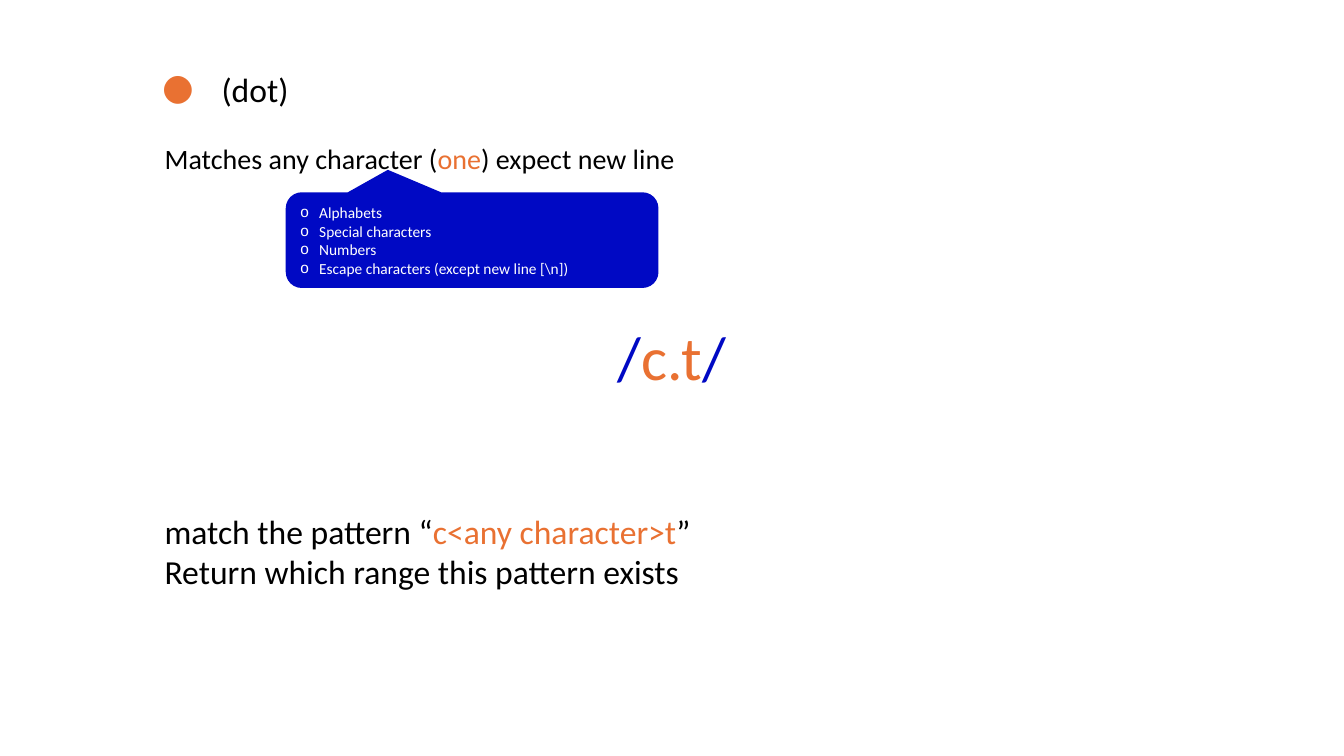
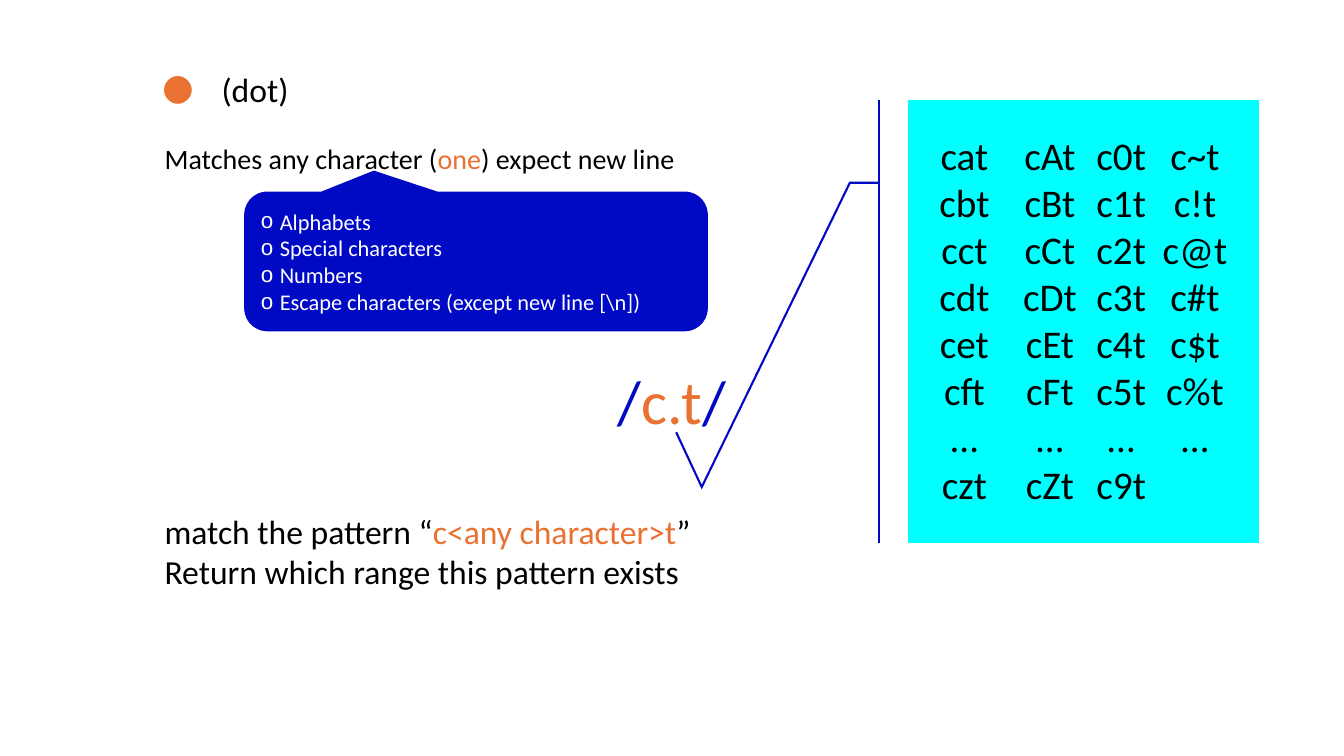
Before and after one commit to marslearnings/Python_Regular_Expressions, a slide deck: slide 14 of PPT/regular_expression.pptx (slide 12 before the commit). Drawn at 1344x756 pixels with LibreOffice and Linux fonts; fonts in the diff are those of the drawing. Boxes give left, top, right and bottom in pixels: in the first picture for what was removed or moved away, otherwise in the second. Text is boxed around its words. In the diff, an @@ line names an element or a change of style, - is before the commit and + after.

```diff
--- a/PPT/regular_expression.pptx
+++ b/PPT/regular_expression.pptx
@@ group added at (908, 100, 1259, 543): 4 texts, 1 accent callout @@
+cat
+cbt
+cct
+cdt
+cet
+cft
+…
+czt
+cAt
+cBt
+cCt
+cDt
+cEt
+cFt
+…
+cZt
+c0t
+c1t
+c2t
+c3t
+c4t
+c5t
+…
+c9t
+c~t
+c!t
+c@t
+c#t
+c$t
+c%t
+…
@@ rounded speech box "Alphabets": place and size @@
-rounded speech box "Alphabets" at (285, 193, 658, 288)
+rounded speech box "Alphabets" at (244, 192, 708, 332)
@@ rounded speech box "Alphabets" at (244, 192, 708, 332): size 11 to 16 pt; proportions changed @@
@@ title "/c.t/" rewrapped from (618, 337, 727, 383) to (618, 381, 727, 439) @@
```
Also in this commit, not shown: 2 other slides changed, 7 slides added, 1 slide removed, 2 other files.
